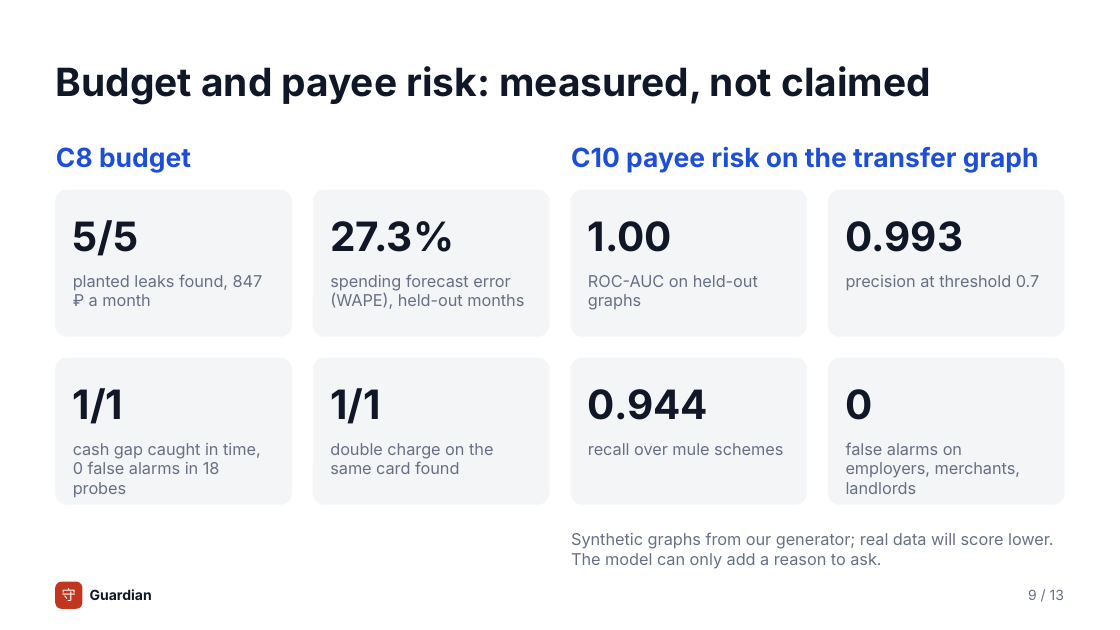
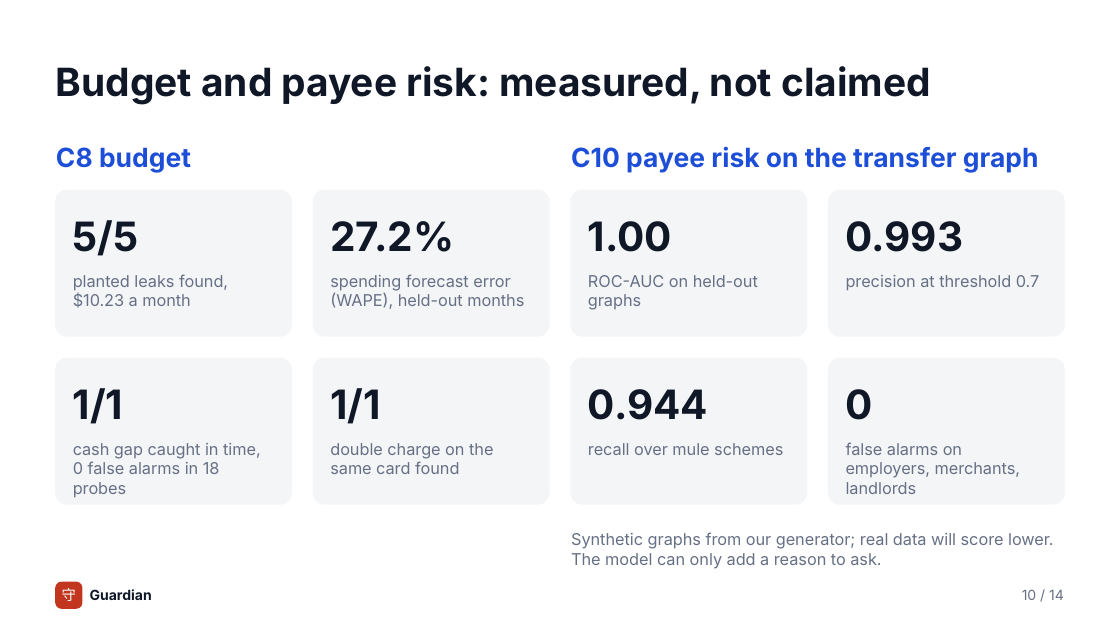
Before and after one commit to yourfavoriteself/ShenzhenFinTechathonTopicA, a slide deck: slide 10 of docs/presentation.pptx (slide 9 before the commit). Drawn at 1120x630 pixels with LibreOffice and Linux fonts; fonts in the diff are those of the drawing. Boxes give left, top, right and bottom in pixels: in the first picture for what was removed or moved away, otherwise in the second. Text is boxed around its words. In the diff, an @@ line names an element or a change of style, - is before the commit and + after.

```diff
--- a/docs/presentation.pptx
+++ b/docs/presentation.pptx
@@ text at (330, 221, 454, 252): text changed @@
-27.3%
+27.2%
@@ text at (73, 274, 228, 308): text changed @@
-planted leaks found, 847 ₽ a month
+planted leaks found, $10.23 a month
@@ text at (1022, 589, 1064, 600): text changed @@
-9 / 13
+10 / 14
```
Also in this commit, not shown: 11 other slides changed, 1 slide added, 9 other files.
